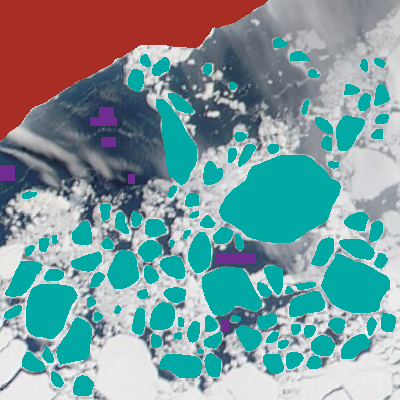
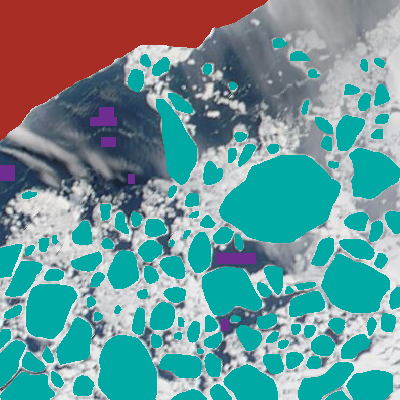
Before/after of a 400×400 layered artwork. What changed in the layer stack:
painted on "ice floes" (2nd of 2) over [0, 148, 400, 400]
